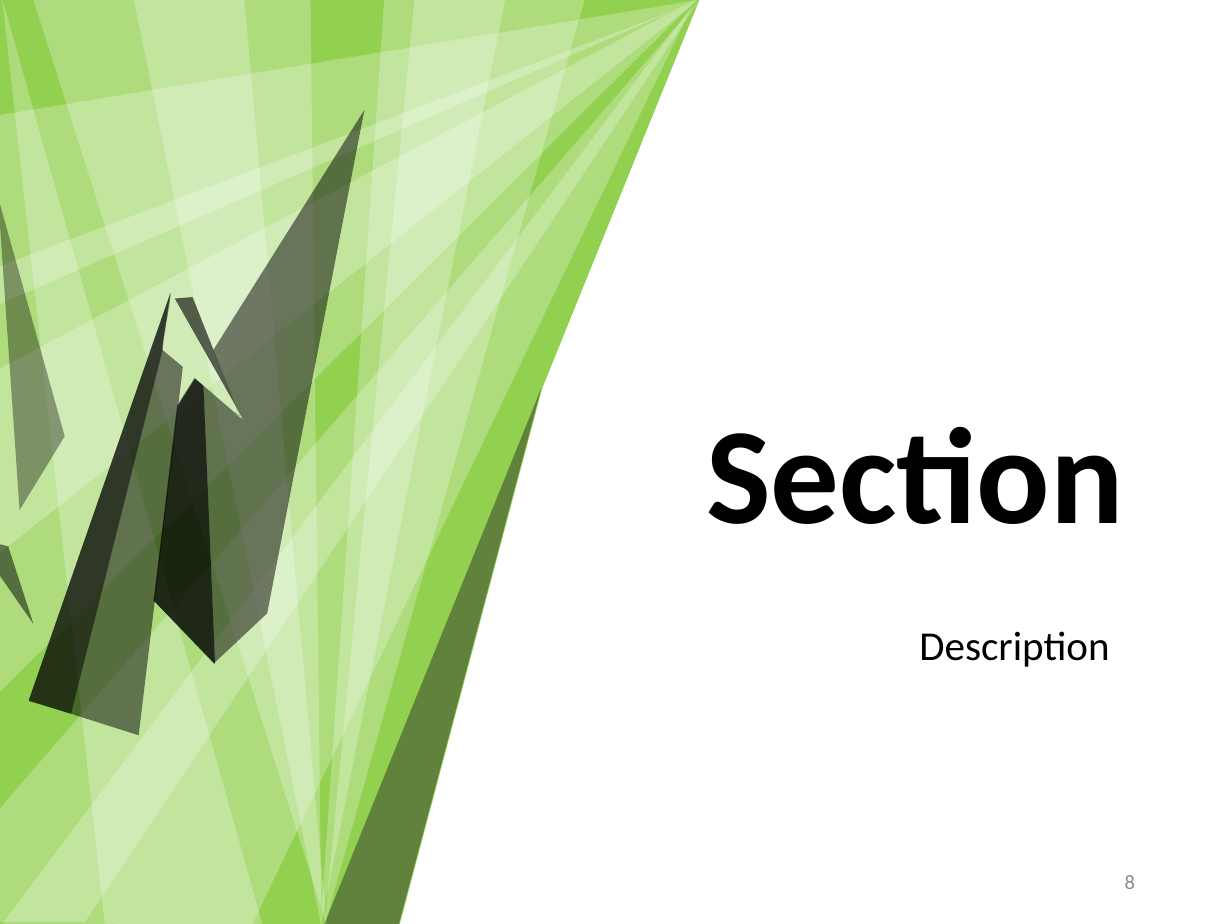
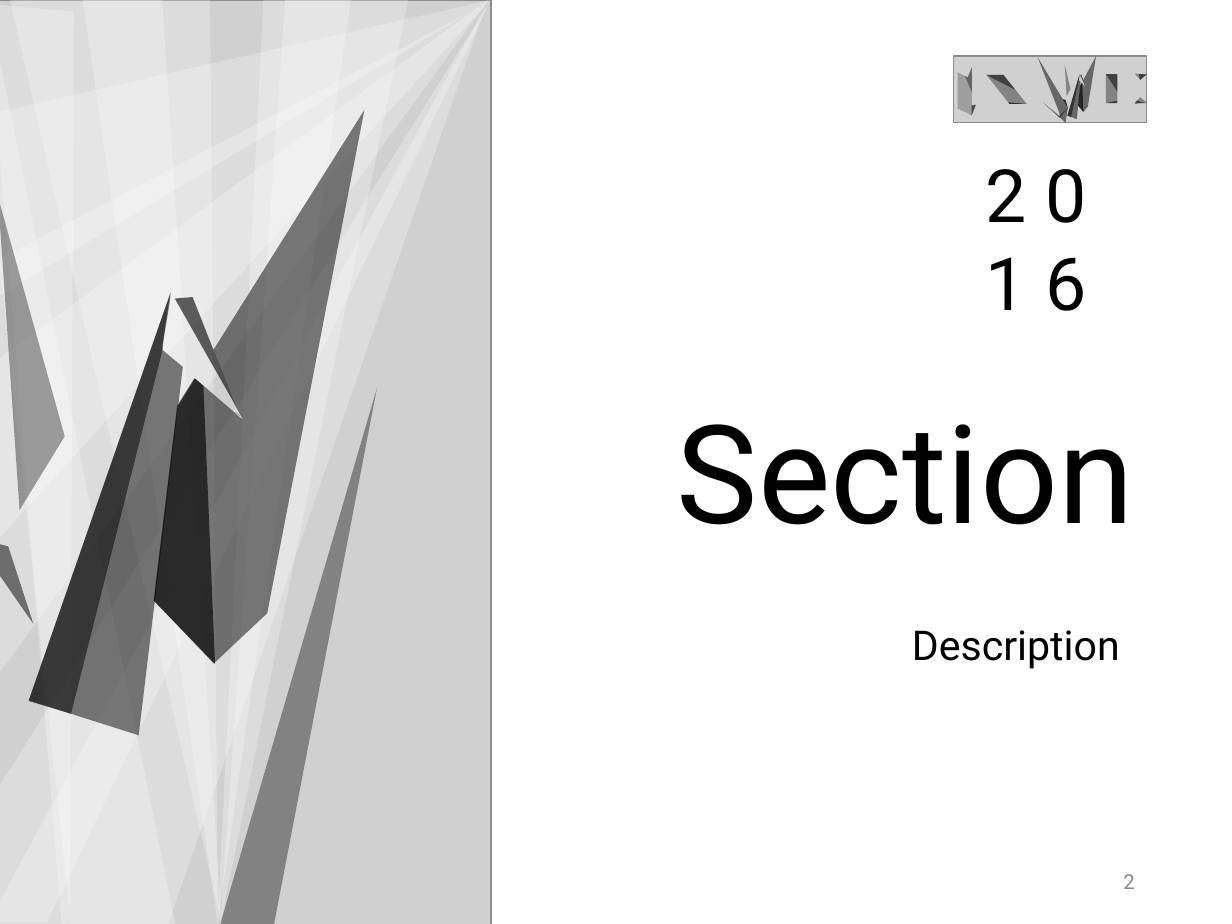
Before and after one commit to mielvds/iswc2016, a slide deck: slide 3 of files/iswc2016-slide-simple.pptx (slide 9 before the commit). Drawn at 1232x924 pixels with LibreOffice and Linux fonts; fonts in the diff are those of the drawing; grey boxes stand for pictures. Boxes give left, top, right and bottom in pixels: in the first picture for what was removed or moved away, otherwise in the second. Text is boxed around its words. In the diff, an @@ line names an element or a change of style, - is before the commit and + after.

```diff
--- a/files/iswc2016-slide-simple.pptx
+++ b/files/iswc2016-slide-simple.pptx
@@ freeform shape: place and size @@
-freeform shape at (134, 0, 322, 924)
+freeform shape at (0, 0, 490, 922)
@@ freeform shape: place and size @@
-freeform shape at (2, 6, 692, 924)
+freeform shape at (0, 6, 487, 924)
@@ freeform shape: place and size @@
-freeform shape at (0, 0, 697, 694)
+freeform shape at (0, 0, 490, 694)
@@ freeform shape: place and size @@
-freeform shape at (0, 2, 696, 554)
+freeform shape at (0, 2, 488, 554)
@@ freeform shape: place and size @@
-freeform shape at (0, 0, 699, 304)
+freeform shape at (0, 0, 489, 304)
@@ freeform shape: place and size @@
-freeform shape at (324, 0, 585, 924)
+freeform shape at (0, 0, 176, 924)
@@ freeform shape removed at (0, 0, 700, 924) @@
@@ picture added at (0, 1, 491, 924) @@
@@ freeform shape added at (0, 0, 299, 912), fill #FFFFFF at 26% opacity @@
@@ freeform shape: place and size @@
-freeform shape at (2, 0, 264, 924)
+freeform shape at (10, 0, 222, 924)
@@ freeform shape: place and size @@
-freeform shape at (33, 0, 326, 924)
+freeform shape at (83, 0, 218, 924)
@@ freeform shape: place and size @@
-freeform shape at (0, 0, 700, 922)
+freeform shape at (217, 0, 350, 924)
@@ freeform shape: place and size @@
-freeform shape at (320, 0, 505, 924)
+freeform shape at (221, 0, 409, 924)
@@ group added at (954, 55, 1147, 123): 21 freeform shapes, 1 picture, 1 rectangle @@
@@ text added at (986, 169, 1086, 311), 42.9 pt, text #000000 @@
+2 0 1 6
@@ title "Section": place and size @@
-title "Section" at (706, 426, 1124, 524)
+title "Section" at (677, 424, 1134, 525)
@@ title "Section" at (677, 424, 1134, 525): font Calibri to Roboto, bold off @@
@@ freeform shape: place and size @@
-freeform shape at (239, 388, 541, 924)
+freeform shape at (159, 388, 377, 924)
@@ text "Description": place and size @@
-text "Description" at (919, 631, 1109, 667)
+text "Description" at (912, 630, 1120, 669)
@@ text "Description" at (912, 630, 1120, 669): font Calibri to Roboto @@
@@ page number at (1123, 874, 1135, 889): text changed; font Calibri to Roboto @@
-8
+2
```
Also in this commit, not shown: 4 other slides changed, 6 slides removed, 2 other files.
